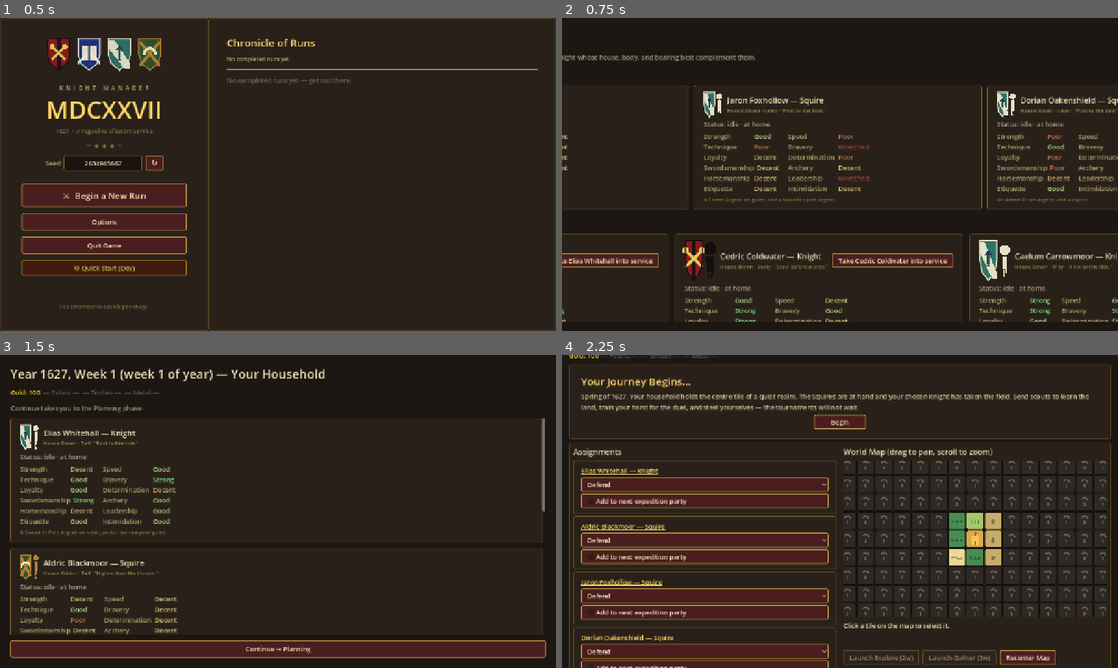
Above: before the commit, frames 1-4 (two rows, left to right).
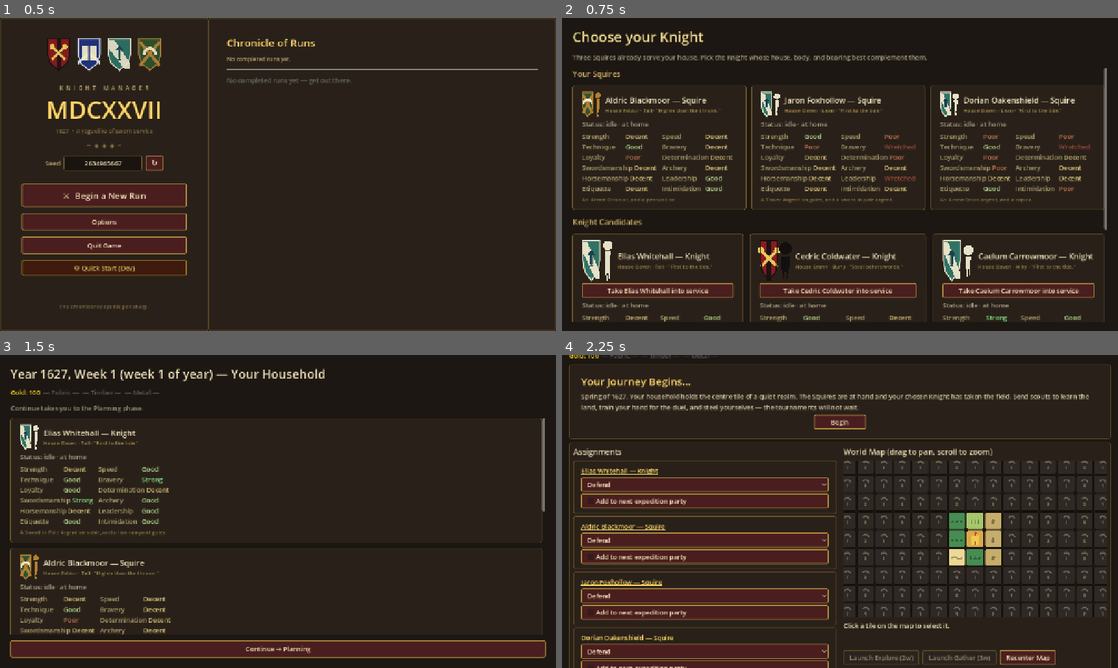
Above: after the commit, the same moments.

Repository: Jackz0Knight/KM27
Game: Godot game, scene res://scenes/Main.tscn
The game is run twice, just before and just after one commit, with the same random seed, the same clock (stepped at 60 frames per second) and the same inputs.
Inputs:
- Up to frame 1 (0.5 s): no input
- Up to frame 2 (0.75 s): click "⚔ Begin a New Run" at 0.5 s
- Up to frame 3 (1.5 s): click "Take Elias Whitehall into ser…" at 1.25 s
- Up to frame 4 (2.25 s): click "Continue → Planning" at 2 s

Frame 1 is identical in both runs. In frame 2, 20% of the frame differs, in the area x 0-100%, y 4-98%; in frame 3, 1.6%; in frame 4, nothing differs.

Commit message:
fix(chooser): button on own row + tighter stats grid so 3-across fits
The previous fix put the chooser button in the header row next to the
name. With the button text "Take <unit name> into service" that pushed
each card's min-width up by ~270px; three knight cards in an HBox
overflowed both edges of the 1280-wide viewport, leaving only the
center card readable.

- UnitCard.build now renders the chooser button on its own row right
  under the header_row with size_flags_horizontal = EXPAND_FILL. Still
  always visible, but the button's natural text width no longer drives
  the card's min-width.

- Tightened stats grid: name_lbl min_width 110 → 96 (still fits the
  longest stat name), grid h_separation 20 → 12, row separation 6 → 4.
  Cuts roughly 50px off each card's stats-grid min-width so three cards
  comfortably fit at 1280.

Co-Authored-By: Claude Opus 4.7 <noreply@anthropic.com>

Diff:
--- a/scripts/ui/unit_card.gd
+++ b/scripts/ui/unit_card.gd
@@ -85,14 +85,16 @@
 	name_block.add_theme_constant_override("separation", 2)
 	header_row.add_child(name_block)
 
-	# When a chooser button is wired up, render it inline with the name so the
-	# user can recruit without scrolling past the chronicle that follows.
+	# Chooser button is rendered on its own row right under the header so it
+	# stays visible without scrolling past the chronicle, while not bloating
+	# the header row's min-width (which would push the 3-across HBox past the
+	# viewport — see commit history for the chooser overflow fix).
 	if on_choose.is_valid() and choose_label != "":
 		var choose_btn := Button.new()
 		choose_btn.text = choose_label
-		choose_btn.size_flags_vertical = Control.SIZE_SHRINK_CENTER
+		choose_btn.size_flags_horizontal = Control.SIZE_EXPAND_FILL
 		choose_btn.pressed.connect(on_choose)
-		header_row.add_child(choose_btn)
+		vbox.add_child(choose_btn)
 
 	# Name — include earned epithet when set.
 	var display_name: String = unit.unit_name
@@ -149,15 +151,17 @@
 	# (the detail screen) keeps the numbers visible.
 	var grid := GridContainer.new()
 	grid.columns = 2
-	grid.add_theme_constant_override("h_separation", 20)
+	grid.add_theme_constant_override("h_separation", 12)
 	grid.add_theme_constant_override("v_separation", 2)
 	for stat_key in Stats.STAT_KEYS:
 		var row := HBoxContainer.new()
-		row.add_theme_constant_override("separation", 6)
-
+		row.add_theme_constant_override("separation", 4)
+
+		# Tightened from 110 → 96 (still fits "Determination" / "Swordsmanship")
+		# so three cards-across fit within the 1280-wide viewport on the chooser.
 		var name_lbl := Label.new()
 		name_lbl.text = "%s" % String(stat_key).capitalize()
-		name_lbl.custom_minimum_size = Vector2(110, 0)
+		name_lbl.custom_minimum_size = Vector2(96, 0)
 		name_lbl.modulate = Color(0.72, 0.70, 0.58)
 		row.add_child(name_lbl)
 
Not shown, changed: ROADMAP.md
